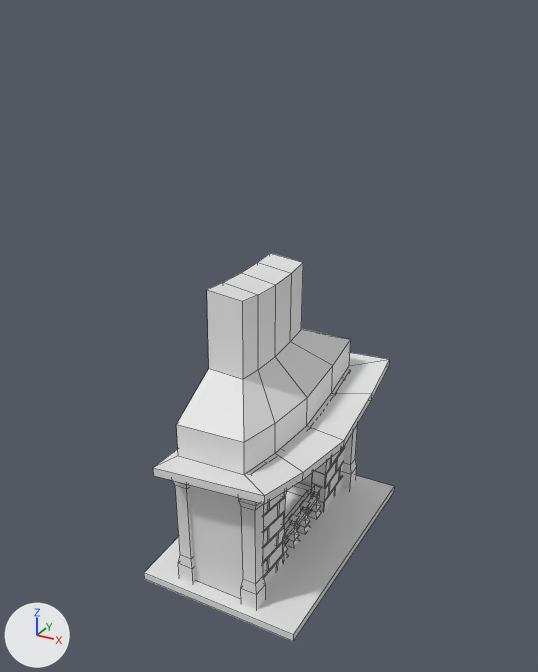
An edit to the FBX model Assets/Models/Objects/Interactibles/Fireplace.fbx, drawn before and after from the same camera.
Camera for both pictures: a 50 mm lens placed at (2.41, -4.56, 4.05), pointed at (-0.04, -0.1, 1.82). Every picture has the same lights, and +X, +Y and +Z are marked at lower left. Mesh edges are drawn as thin lines. Vertices at the same position are counted once.

The first picture shows 'Fireplace'.
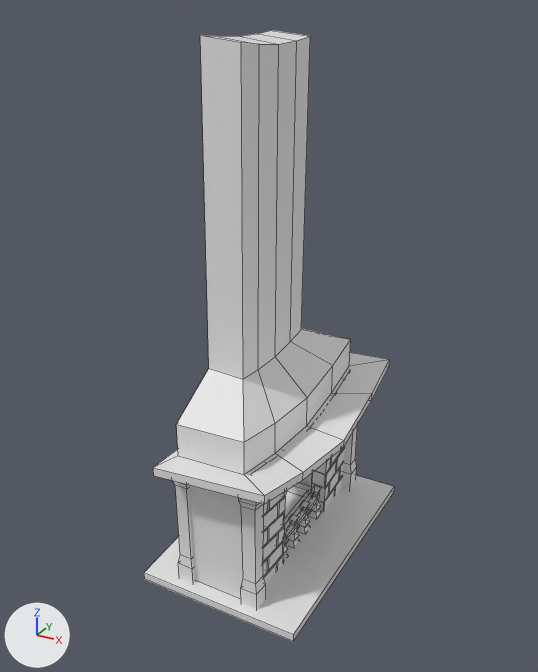
Commit message: Added new fireplace model

Pixel boxes (x1, y1, x2, y2) of what changed, in the pictures (538 x 672 px; the box of a moved part takes in the faces that stretch with it):
'Fireplace', reshaped (57% taller)
    before: (144, 253, 394, 641)
    after: (144, 30, 394, 641)
part 1 of me_cube_002, moved or reshaped
    before: (207, 253, 303, 379)
    after: (200, 30, 310, 379)

Edits to the bpy script that builds the scene:
```text
Change me_cube_002:
    where me_cube_002.from_pydata(...)  # 1422 vertices, 1536 faces; spans x -0.7..0.67, y -1.16..1.11, z -0.03..2.26
    used by ob_fireplace; location = (0.0, 0.0, 0.0)
    me_cube_002 part 1: all 10 vertices in x -0.34..-0.04, y -0.47..0.47, z 2.2..2.26 are moved by (0.02, -0.01, 1.65)
```
